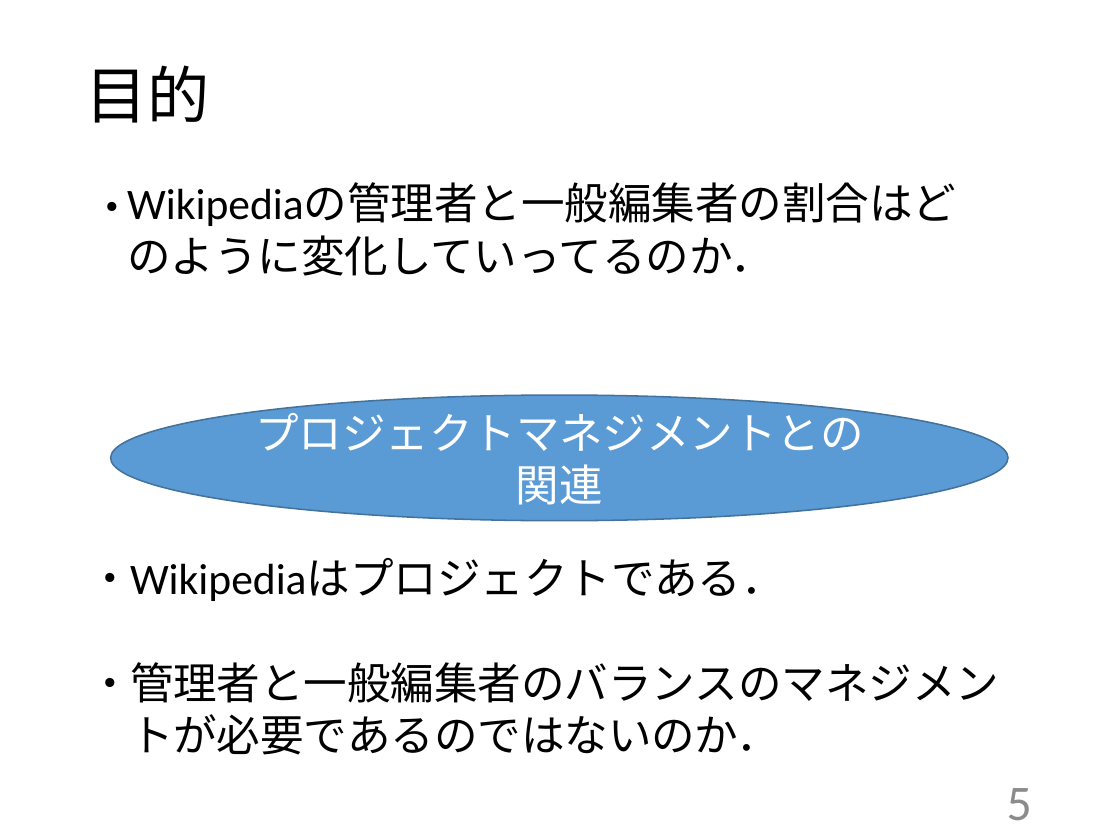
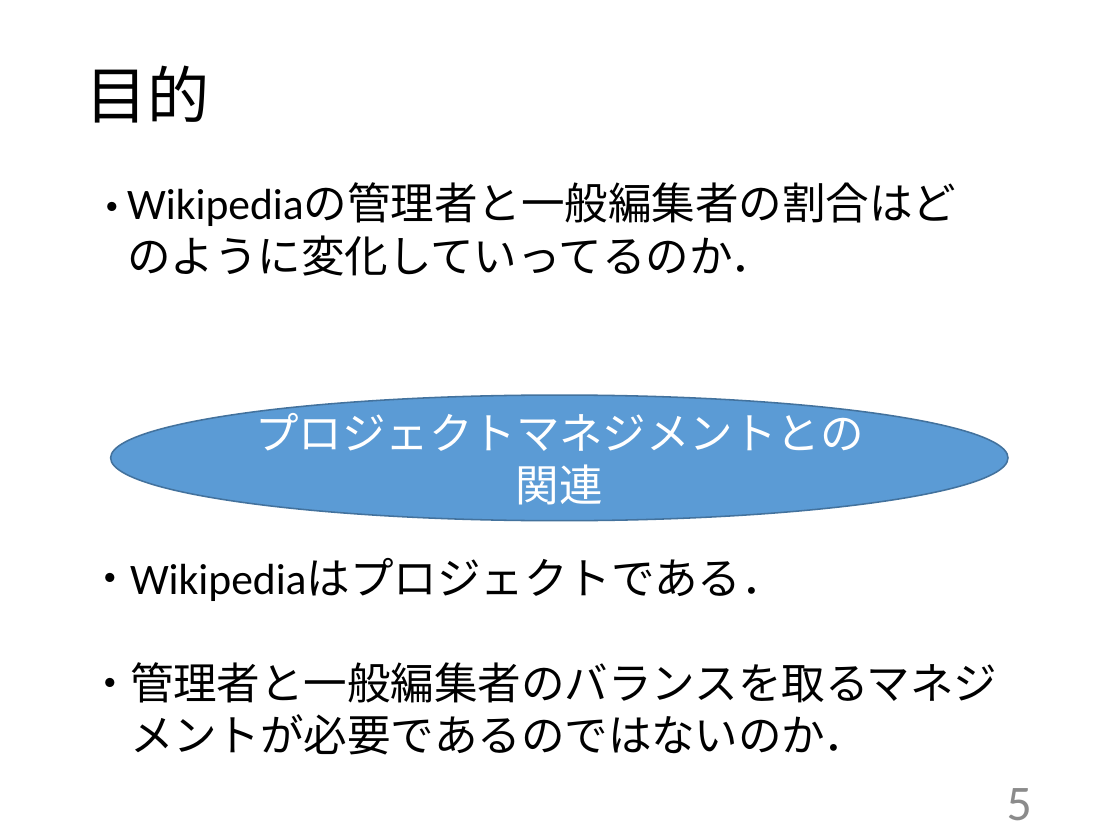
Before and after one commit to ishiiyasuyuki/me, a slide deck: slide 5 of 卒論最終発表パワポ/石井康之最終発表.pptx. Drawn at 1120x840 pixels with LibreOffice and Linux fonts; fonts in the diff are those of the drawing. Boxes give left, top, right and bottom in pixels: in the first picture for what was removed or moved away, otherwise in the second. Text is boxed around its words. In the diff, an @@ line names an element or a change of style, - is before the commit and + after.

```diff
--- a/卒論最終発表パワポ/石井康之最終発表.pptx
+++ b/卒論最終発表パワポ/石井康之最終発表.pptx
@@ text at (130,662,997,755): text changed @@
-管理者と一般編集者のバランスのマネジメントが必要であるのではないのか．
+管理者と一般編集者のバランスを取るマネジメントが必要であるのではないのか．
```
Also in this commit, not shown: 7 other slides changed, 1 slide added.
